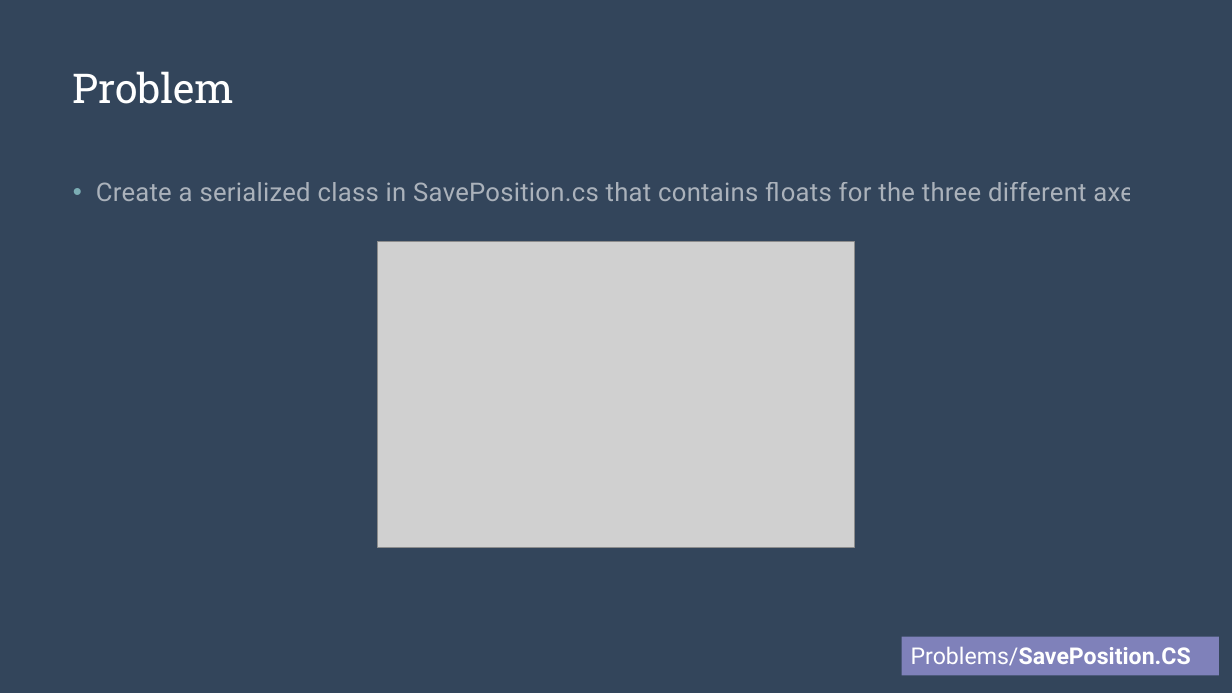
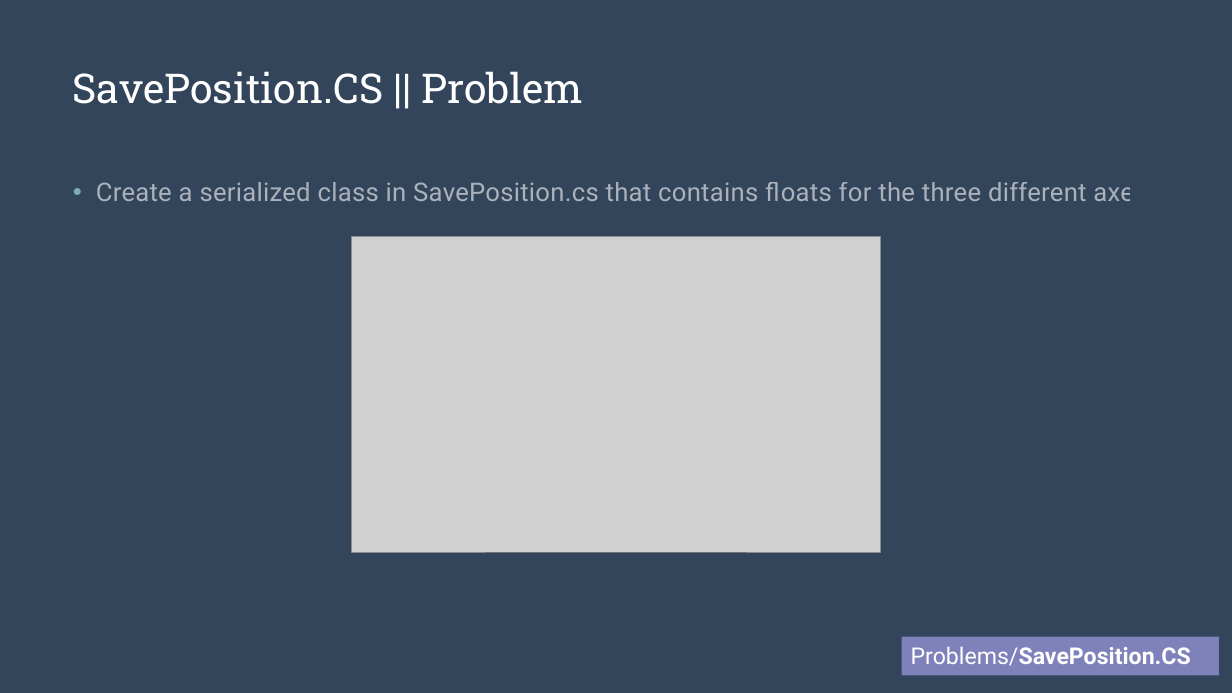
Before and after one commit to alexasummers/Serialization, a slide deck: slide 9 of Serialization/Lecture.pptx. Drawn at 1232x693 pixels with LibreOffice and Linux fonts; fonts in the diff are those of the drawing; grey boxes stand for pictures. Boxes give left, top, right and bottom in pixels: in the first picture for what was removed or moved away, otherwise in the second. Text is boxed around its words. In the diff, an @@ line names an element or a change of style, - is before the commit and + after.

Commit message:
Update SavePosition and Lecture
Update SavePosition to be cleaner and added official problem and solution slide for SavePosition script

```diff
--- a/Serialization/Lecture.pptx
+++ b/Serialization/Lecture.pptx
@@ title at (73,71,584,104): text changed @@
-Problem
+SavePosition.CS || Problem
@@ picture: place and size @@
-picture at (378,241,854,547)
+picture at (351,237,881,552)
```
Also in this commit, not shown: 1 other slide changed, 1 slide added, 1 other file.
